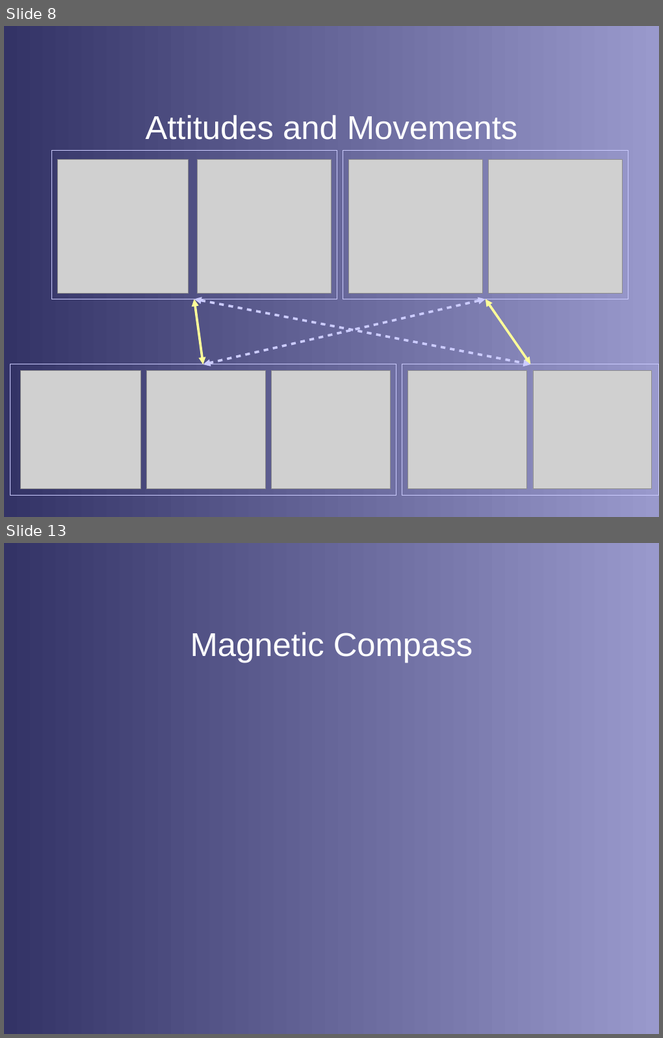
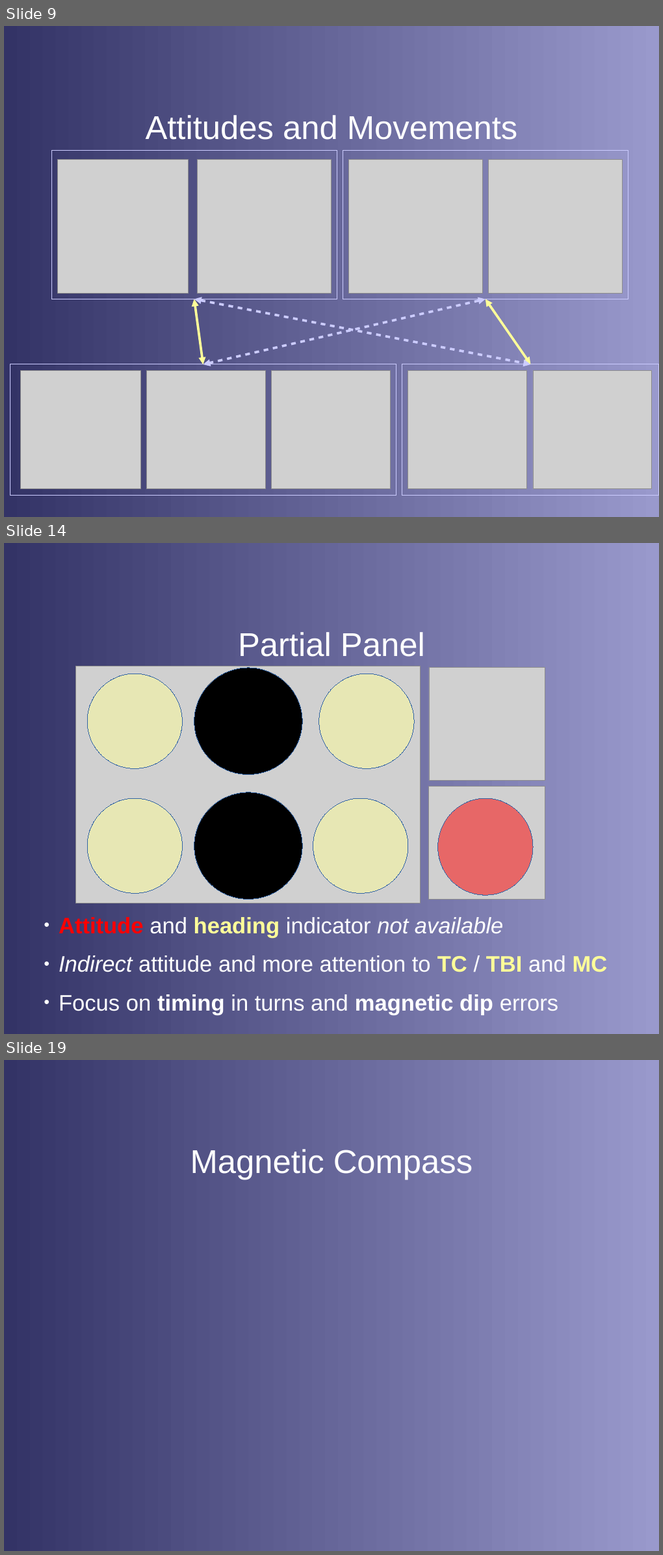
Before and after one commit to stephanheinemann/flight, a slide deck: FI/Instruments/Instruments.odp. Shown one above the other, each under a label of ours: slides 8 and 13 before the commit, slides 9, 14 and 19 after it; the slides between them are not shown. The pictures are 663x1038 and 663x1555 pixels, drawn with LibreOffice and Linux fonts; fonts in the diff are those of the drawing; grey boxes stand for pictures; background and template pictures are left out. Boxes give left, top, right and bottom in pixels: in the first picture for what was removed or moved away, otherwise in the second. Text is boxed around its words. In the diff, an @@ line names an element or a change of style, - is before the commit and + after.

```diff
--- a/FI/Instruments/Instruments.odp
+++ b/FI/Instruments/Instruments.odp
@@ slide 14 added at box(4, 543, 659, 1034), background gradient #333366 to #9999CC @@
@@ title added at box(238, 632, 425, 657), 40 pt, text #FFFFFF @@
+Partial Panel
@@ picture added at box(76, 666, 420, 904) @@
@@ ellipse added at box(87, 674, 182, 769), fill #FFFF99 at 50% opacity, outline #3465A4 0 pt @@
@@ ellipse added at box(194, 668, 302, 775), fill #000000, outline #3465A4 0 pt @@
@@ ellipse added at box(319, 674, 414, 769), fill #FFFF99 at 50% opacity, outline #3465A4 0 pt @@
@@ picture added at box(429, 668, 545, 781) @@
@@ ellipse added at box(194, 793, 302, 900), fill #000000, outline #3465A4 0 pt @@
@@ picture added at box(428, 787, 545, 900) @@
@@ ellipse added at box(87, 798, 182, 894), fill #FFFF99 at 50% opacity, outline #3465A4 0 pt @@
@@ ellipse added at box(313, 798, 408, 894), fill #FFFF99 at 50% opacity, outline #3465A4 0 pt @@
@@ ellipse added at box(438, 798, 533, 895), fill #FF0000 at 50% opacity, outline #3465A4 0 pt @@
@@ text added at box(59, 917, 608, 1016), 27.2 pt, text #FFFFFF @@
+● Attitude and heading indicator not available
+● Indirect attitude and more attention to TC / TBI and MC
+● Focus on timing in turns and magnetic dip errors
@@ what was slide 8 is now slide 9 @@
@@ what was slide 13 is now slide 19 @@
```
Also in this commit, not shown: 3 slides changed, 9 other slides added, 4 slides removed, 6 other files.
